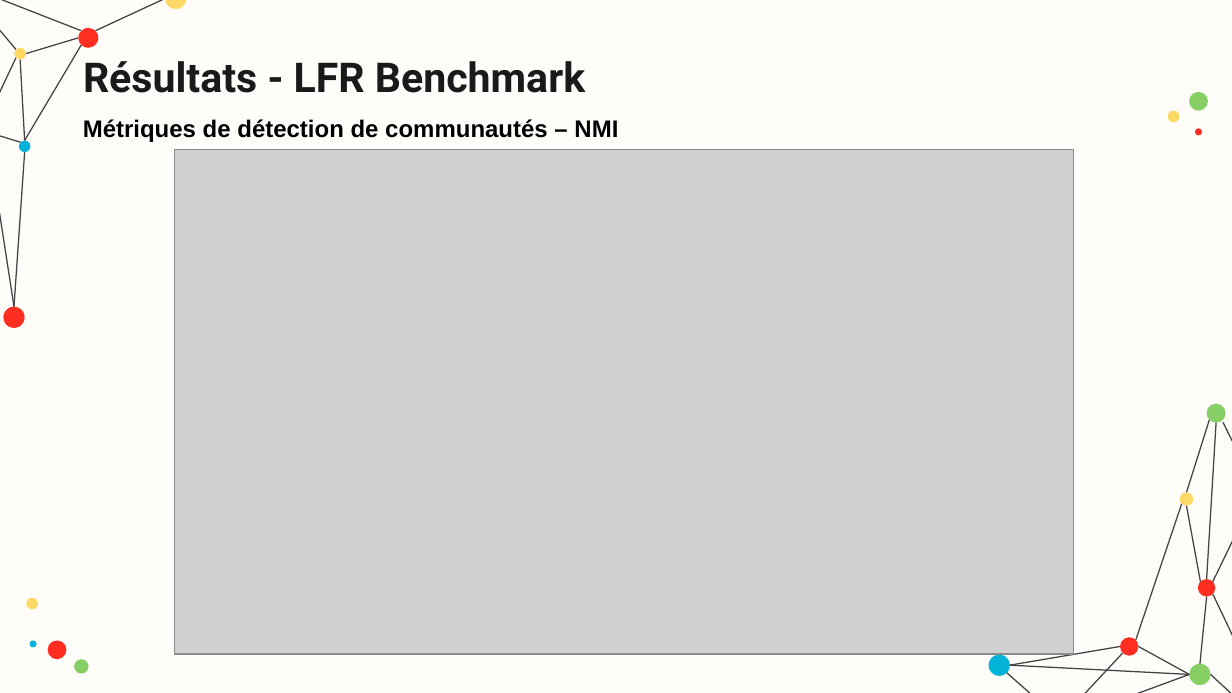
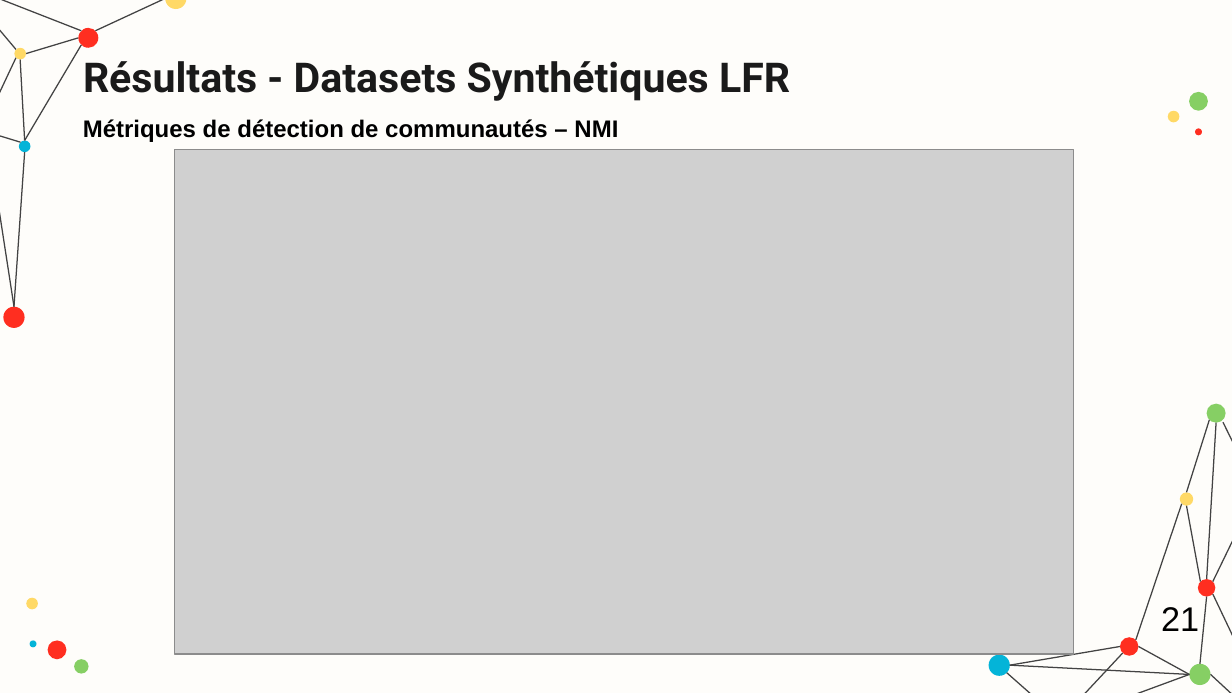
Before and after one commit to hamzamdn077/Master-Project, a slide deck: slide 21 of presentation.pptx (slide 23 before the commit). Drawn at 1232x693 pixels with LibreOffice and Linux fonts; fonts in the diff are those of the drawing; grey boxes stand for pictures. Boxes give left, top, right and bottom in pixels: in the first picture for what was removed or moved away, otherwise in the second. Text is boxed around its words. In the diff, an @@ line names an element or a change of style, - is before the commit and + after.

```diff
--- a/presentation.pptx
+++ b/presentation.pptx
@@ title at box(83, 61, 790, 101): text changed @@
-Résultats - LFR Benchmark
+Résultats - Datasets Synthétiques LFR
@@ text added at box(1161, 607, 1199, 631), 20 pt, text #000000 @@
+21
```
Also in this commit, not shown: 27 other slides changed, 2 slides removed, 1 other file.
